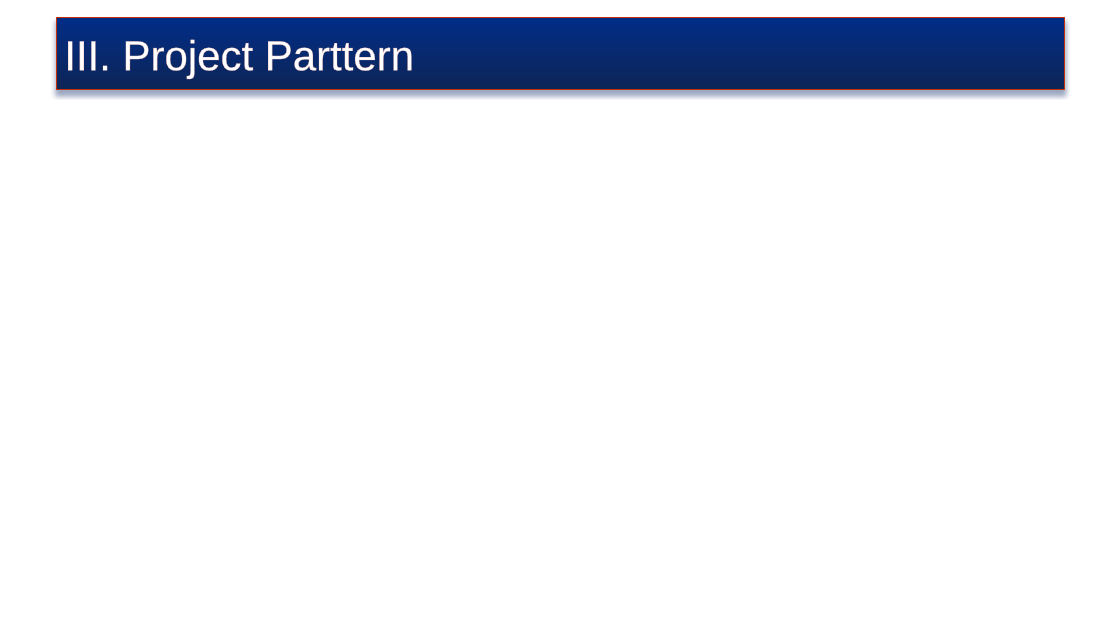
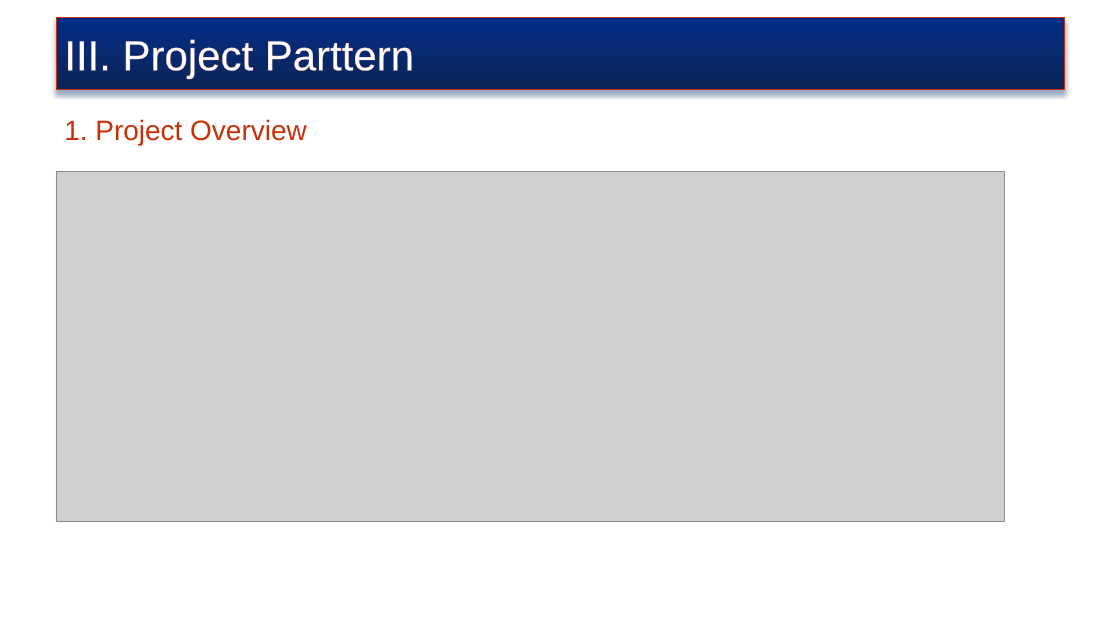
Before and after one commit to truyenkv/sharing, a slide deck: slide 10 of Sharing.pptx (slide 6 before the commit). Drawn at 1120x630 pixels with LibreOffice and Linux fonts; fonts in the diff are those of the drawing; grey boxes stand for pictures; background and template pictures are left out. Boxes give left, top, right and bottom in pixels: in the first picture for what was removed or moved away, otherwise in the second. Text is boxed around its words. In the diff, an @@ line names an element or a change of style, - is before the commit and + after.

```diff
--- a/Sharing.pptx
+++ b/Sharing.pptx
@@ text added at [64,119,307,145], 24 pt, text #C73109 @@
+1. Project Overview
@@ picture added at [56,171,1005,522] @@
```
Also in this commit, not shown: 3 other slides changed, 10 slides added, 3 slides removed.
